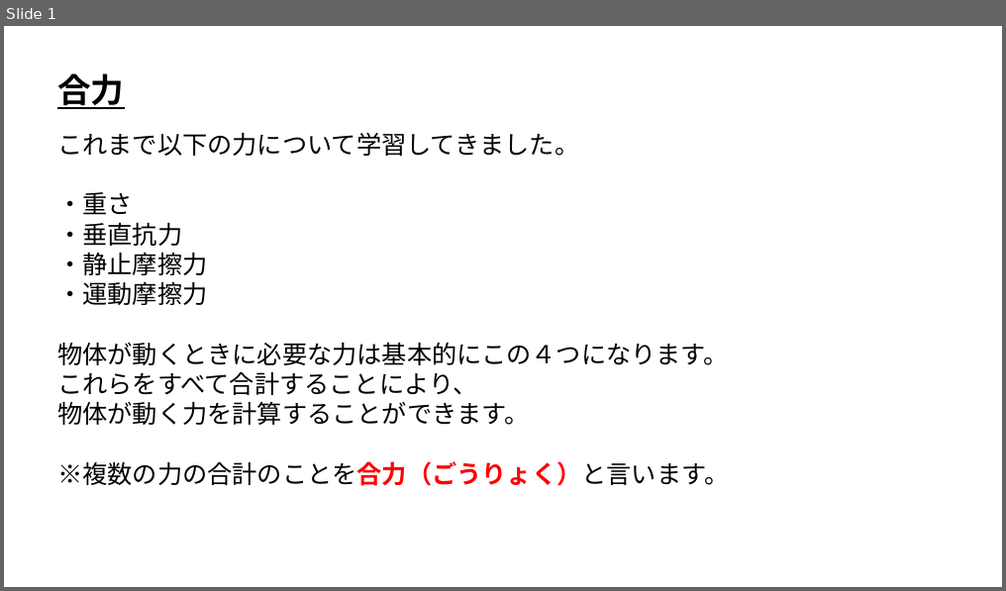
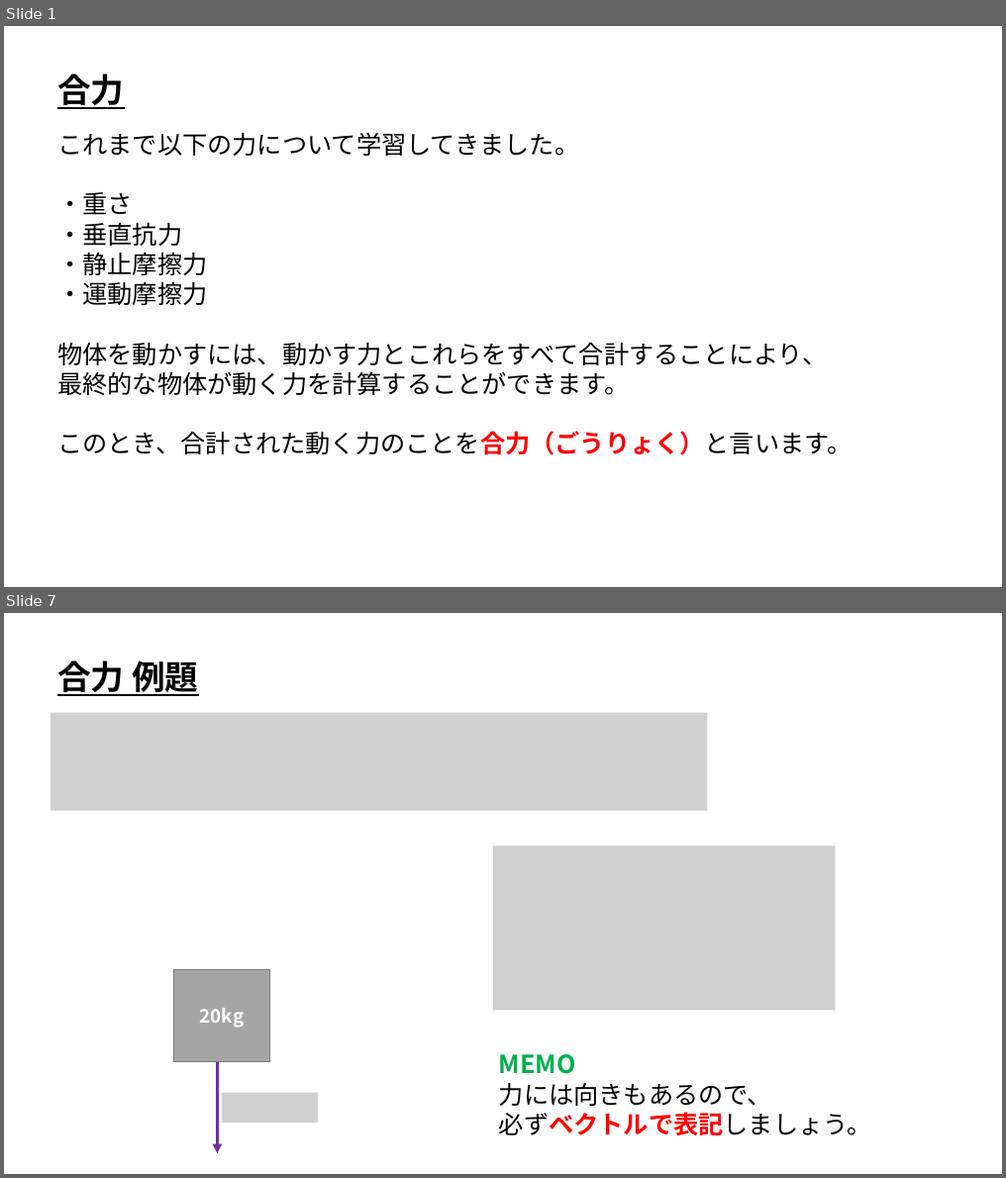
Before and after one commit to ArakiYusuke-Ohara/Textbook, a slide deck: ゲーム科2年/00_前期/ゲーム開発Ⅰ/ゲーム物理学/座学/18_合力.pptx. Shown one above the other, each under a label of ours: slide 1 before the commit, slides 1 and 7 after it; the slides between them are not shown. The pictures are 1006x591 and 1006x1178 pixels, drawn with LibreOffice and Linux fonts; fonts in the diff are those of the drawing; grey boxes stand for pictures. Boxes give left, top, right and bottom in pixels: in the first picture for what was removed or moved away, otherwise in the second. Text is boxed around its words. In the diff, an @@ line names an element or a change of style, - is before the commit and + after.

Commit message:
スライド微修正と合力作成

```diff
--- a/ゲーム科2年/00_前期/ゲーム開発Ⅰ/ゲーム物理学/座学/18_合力.pptx
+++ b/ゲーム科2年/00_前期/ゲーム開発Ⅰ/ゲーム物理学/座学/18_合力.pptx
@@ slide 7 added at [4,613,1002,1174], background #FFFFFF @@
@@ text added at [57,656,198,699], 32 pt, text #000000, bold, underline @@
+合力 例題
@@ picture added at [51,713,708,811] @@
@@ picture added at [493,846,835,1011] @@
@@ rectangle added at [174,969,269,1062], fill #A5A5A5, outline #7A7A7A 1 pt, 18 pt, text #FFFFFF, bold @@
+20kg
@@ text added at [499,1055,871,1136], 24 pt, text #000000 @@
+MEMO
+力には向きもあるので、
+必ずベクトルで表記しましょう。
@@ arrow added from (218, 1062) to (218, 1154), #7030A0 3 pt @@
@@ picture added at [222,1093,318,1123] @@
@@ slide 1 changed as well @@
@@ text at [57,343,851,456]: text changed @@
-物体が動くときに必要な力は基本的にこの４つになります。
-これらをすべて合計することにより、
-物体が動く力を計算することができます。
-※複数の力の合計のことを合力（ごうりょく）と言います。
+物体を動かすには、動かす力とこれらをすべて合計することにより、
+最終的な物体が動く力を計算することができます。
+このとき、合計された動く力のことを合力（ごうりょく）と言います。
```
Also in this commit, not shown: 1 other slide changed, 9 other slides added, 4 other files.
